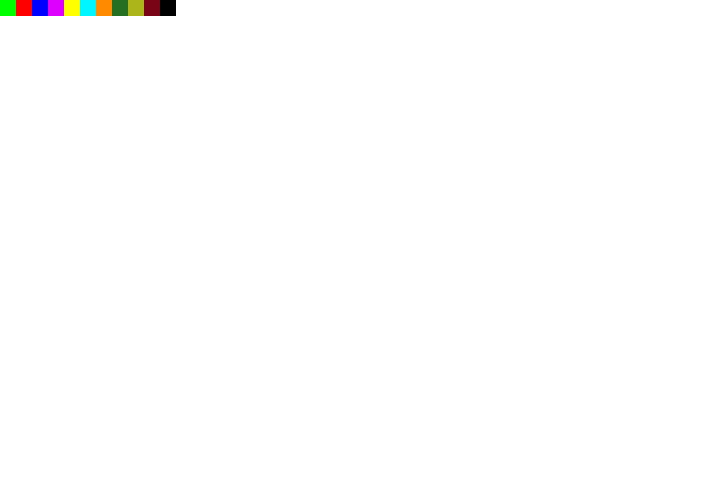
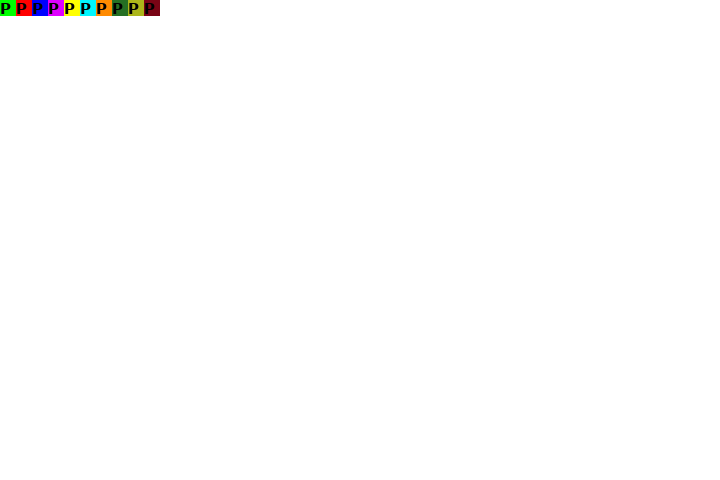
Before/after of a w=720, h=480 layered artwork. What changed in the layer stack:
painted on "Background" over [1, 0, 176, 16]
